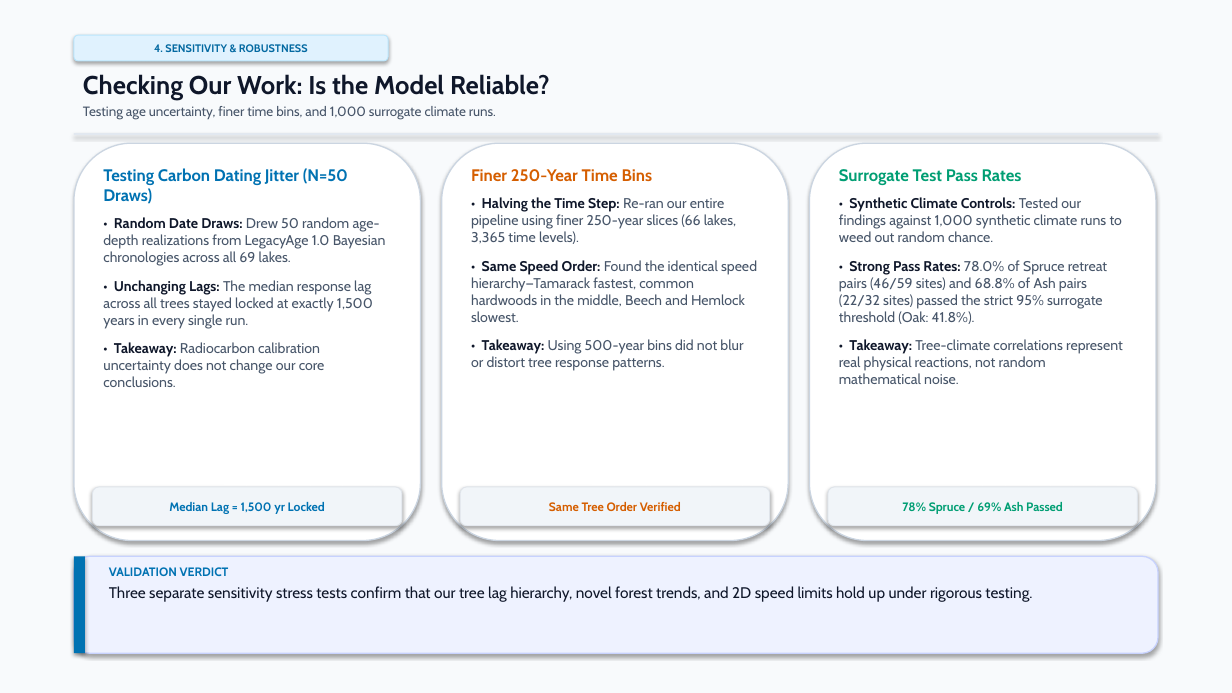
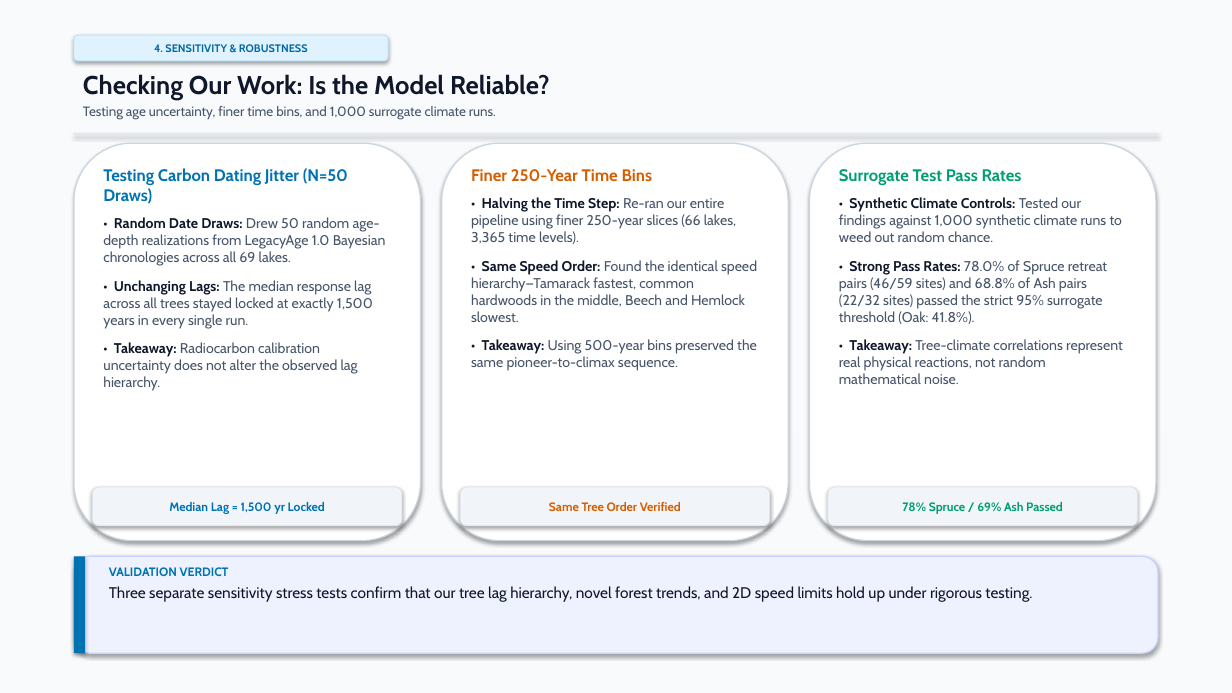
Before and after one commit to vivek-r-2000/EST-Project, a slide deck: slide 16 of TBD2_Final_Project_Presentation_unslopped.pptx. Drawn at 1232x693 pixels with LibreOffice and Linux fonts; fonts in the diff are those of the drawing. Boxes give left, top, right and bottom in pixels: in the first picture for what was removed or moved away, otherwise in the second. Text is boxed around its words. In the diff, an @@ line names an element or a change of style, - is before the commit and + after.

```diff
--- a/TBD2_Final_Project_Presentation_unslopped.pptx
+++ b/TBD2_Final_Project_Presentation_unslopped.pptx
@@ text at [103, 342, 358, 391]: text changed @@
-• Takeaway: Radiocarbon calibration uncertainty does not change our core conclusions.
+• Takeaway: Radiocarbon calibration uncertainty does not alter the observed lag hierarchy.
@@ text at [471, 339, 757, 371]: text changed @@
-• Takeaway: Using 500-year bins did not blur or distort tree response patterns.
+• Takeaway: Using 500-year bins preserved the same pioneer-to-climax sequence.
```
Also in this commit, not shown: 18 other slides changed, 1 other file.
